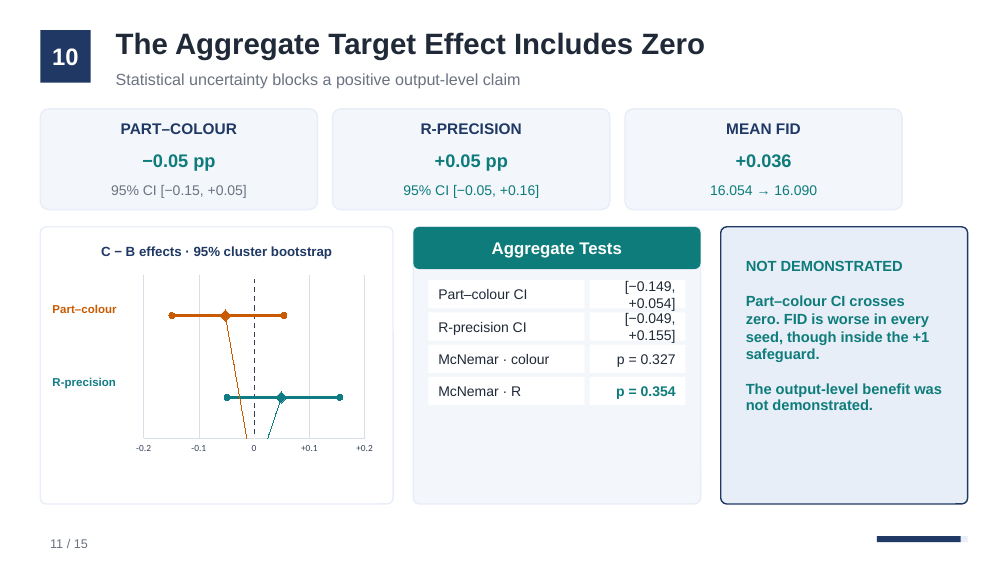
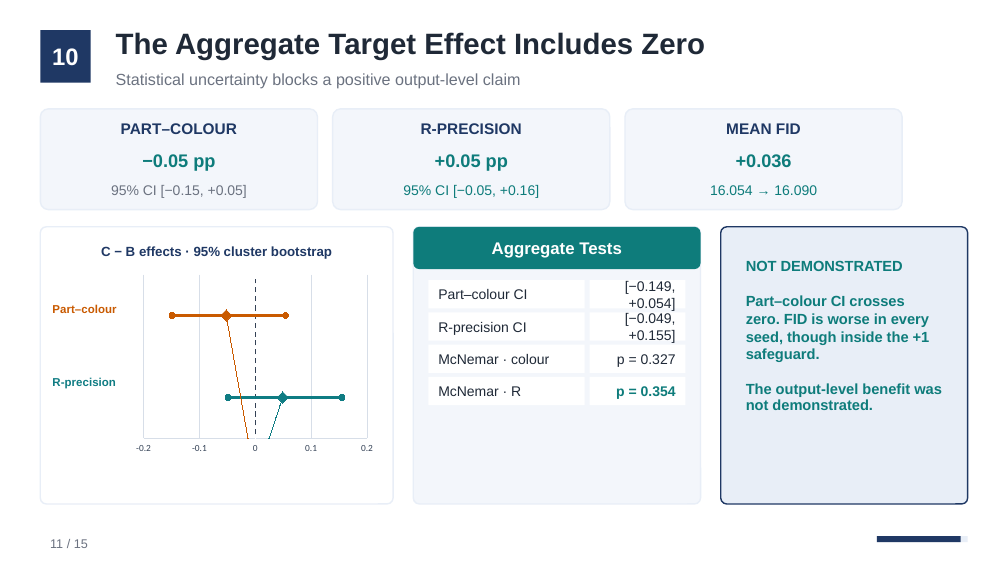
Before and after one commit to Alexzhoujk/DM-GANS, a slide deck: slide 11 of outputs/Final PPT-G_.pptx. Drawn at 1008x567 pixels with LibreOffice and Linux fonts; fonts in the diff are those of the drawing. Boxes give left, top, right and bottom in pixels: in the first picture for what was removed or moved away, otherwise in the second. Text is boxed around its words. In the diff, an @@ line names an element or a change of style, - is before the commit and + after.

```diff
--- a/outputs/Final PPT-G_.pptx
+++ b/outputs/Final PPT-G_.pptx
@@ scatter smooth chart at (131,271,378,458) @@
@@ category axis changed @@
@@ value axis changed @@
```
Also in this commit, not shown: 2 other slides changed, 2 other files.
